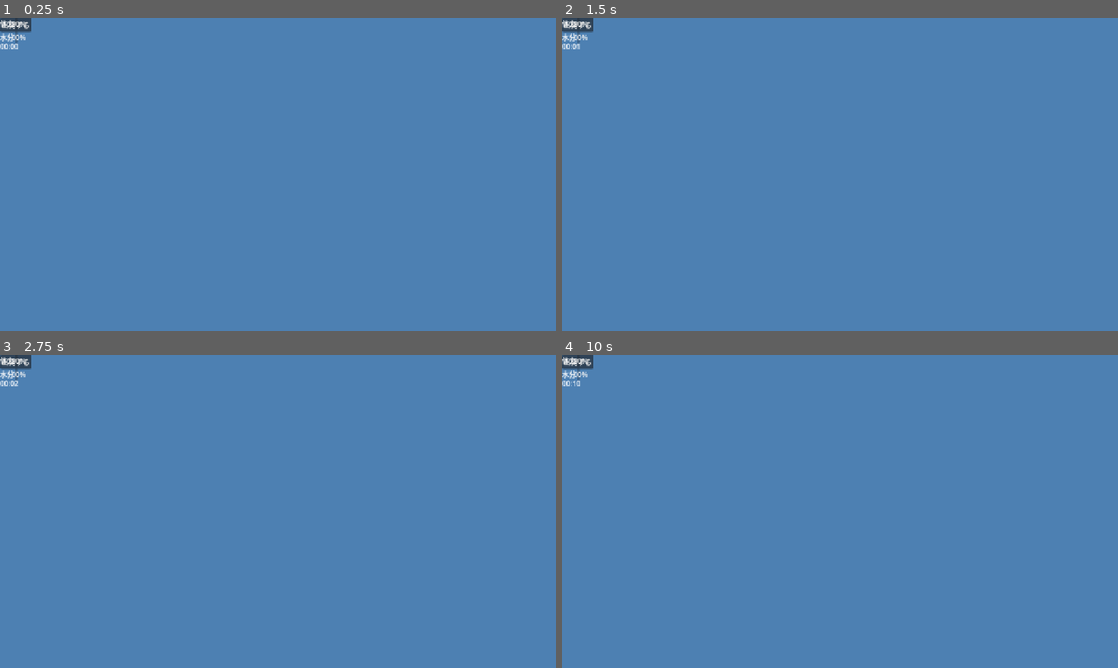
Above: before the commit, frames 1-4 (two rows, left to right).
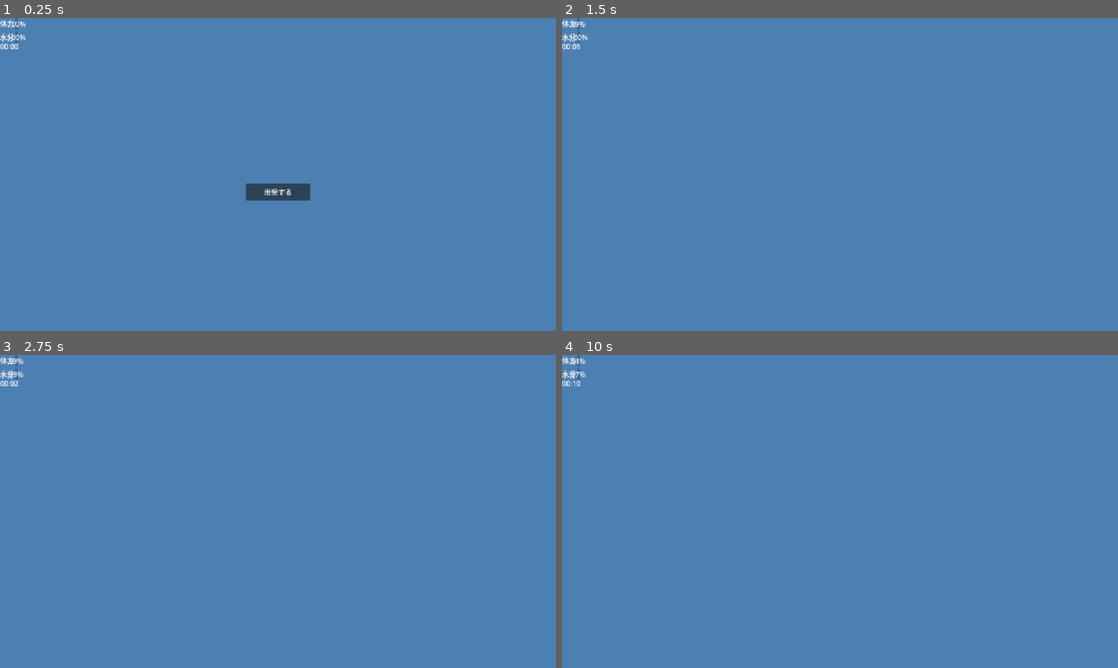
Above: after the commit, the same moments.

Repository: kinjoyuji/hiking_simulator
Game: Godot game, scene res://scenes/main.tscn
Same seed, same stepped clock (60 frames per second), same inputs: the game is played once before the commit and once after it.
Inputs (mouse positions are in pixels of both pictures, inside the frame that each line leads up to):
- Up to frame 1 (0.25 s): no input
- Up to frame 2 (1.5 s): click "出発する" at 0.5 s; tap Enter at 1.25 s; move the mouse to (867, 174) at 1.27 s; hold W (move_forward) from 1.28 s (still down); hold Shift from 1.28 s (still down); click (867, 174) at 1.42 s
- Up to frame 3 (2.75 s): keep holding W (move_forward); move the mouse to (250, 511) at 2.02 s; release Shift at 2.03 s; tap Alt at 2.1 s
- Up to frame 4 (10 s): tap Space at 2.75, 4.25, 6.5 s; move the mouse to (851, 505) at 2.77 s; tap Ctrl every 2.25 s from 2.85 to 9.6 s; tap Enter at 3.5, 5.75 s; move the mouse to (834, 517) at 3.52 s; tap Shift at 3.6, 8.1 s; click (834, 517) at 3.67 s; move the mouse to (878, 514) at 4.27 s; tap Alt at 4.35, 6.6, 8.85 s; move the mouse to (795, 508) at 5.02 s; move the mouse to (845, 511) at 5.77 s; hold Shift 5.78-6.53 s; click (845, 511) at 5.92 s; move the mouse to (817, 505) at 6.52 s; release W (move_forward) at 6.53 s; hold D (move_right) 6.53-7.28 s; move the mouse to (867, 511) at 7.27 s; hold W (move_forward) 7.28-9.53 s; move the mouse to (812, 511) at 8.02 s; click (812, 511) at 8.17 s; move the mouse to (851, 505) at 8.77 s; move the mouse to (834, 517) at 9.52 s; hold A (move_left) from 9.53 s (still down)

The runs differ from the first frame. In frame 1, 0.9% of the frame differs, in the area x 0-56%, y 0-59%; in frame 2, 0.2%; in frame 3, 0.3%; in frame 4, 0.3%.

Commit message:
Fix StartButton: wire handler to start_hiking() and fix panel size
PlanningPanel was 40x40px (invisible). StartButton handler was pass.
- _on_start_button_pressed() now calls start_hiking()
- PlanningPanel centered at 300x200px
- StartButton has proper clickable size

https://claude.ai/code/session_01Jp7dYi5v3U8eoqT63XWyH9

Diff:
--- a/scenes/main.tscn
+++ b/scenes/main.tscn
@@ -92,14 +92,22 @@
 
 [node name="PlanningPanel" type="Control" parent="." unique_id=1397981173]
 layout_mode = 3
-anchors_preset = 0
-offset_right = 40.0
-offset_bottom = 40.0
+anchors_preset = 8
+anchor_left = 0.5
+anchor_top = 0.5
+anchor_right = 0.5
+anchor_bottom = 0.5
+offset_left = -150.0
+offset_top = -100.0
+offset_right = 150.0
+offset_bottom = 100.0
 
 [node name="StartButton" type="Button" parent="PlanningPanel" unique_id=1007122665]
 layout_mode = 0
-offset_right = 8.0
-offset_bottom = 8.0
+offset_left = 75.0
+offset_top = 120.0
+offset_right = 225.0
+offset_bottom = 160.0
 text = "出発する"
 
 [connection signal="pressed" from="PlanningPanel/StartButton" to="." method="_on_start_button_pressed"]
--- a/scripts/main.gd
+++ b/scripts/main.gd
@@ -80,4 +80,4 @@
 
 
 func _on_start_button_pressed() -> void:
-	pass # Replace with function body.
+	start_hiking()
